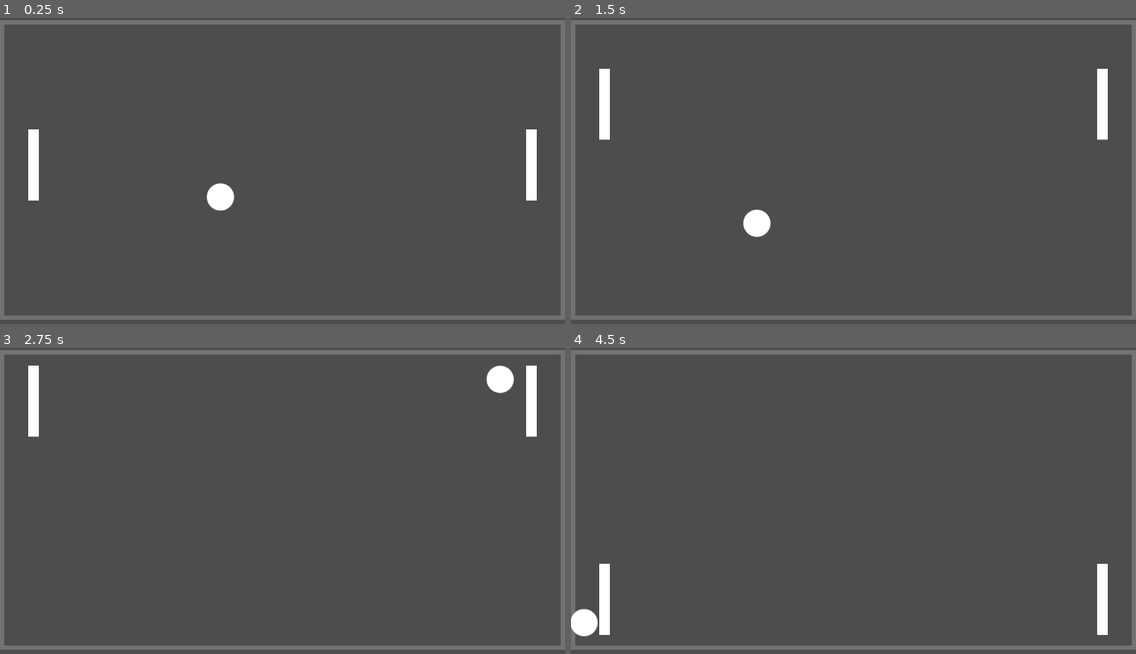
Above: before the commit, frames 1-4 (two rows, left to right).
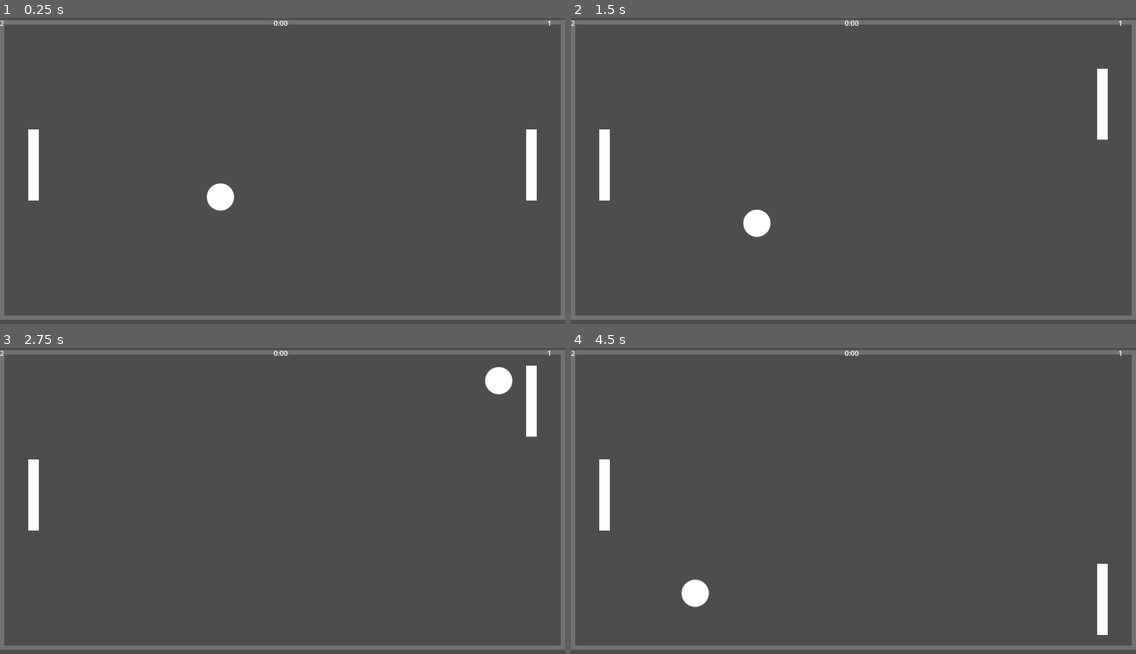
Above: after the commit, the same moments.

Repository: spireneko/pong
Game: Godot game, scene res://src/scenes/arena.tscn
Same seed, same stepped clock (60 frames per second), same inputs: the game is played once before the commit and once after it.
Inputs:
- Up to frame 1 (0.25 s): no input
- Up to frame 2 (1.5 s): tap Enter at 0.5 s; hold Up (ui_up) 0.53-1.28 s; hold Down (ui_down) from 1.28 s (still down)
- Up to frame 3 (2.75 s): release Down (ui_down) at 2.03 s; hold Up (ui_up) from 2.03 s (still down)
- Up to frame 4 (4.5 s): release Up (ui_up) at 3.53 s; hold Down (ui_down) from 3.53 s (still down)

The runs differ from the first frame. In frame 1, less than 0.1% of the frame differs, in the area x 0-98%, y 0-3%; in frame 2, 0.8%; in frame 3, 1.0%; in frame 4, 1.6%, in the area x 0-98%, y 0-95%.

Commit message:
У игроков теперь управление на разные кнопки

Diff:
--- a/project.godot
+++ b/project.godot
@@ -24,6 +24,19 @@
 
 project/assembly_name="pong"
 
+[input]
+
+Up={
+"deadzone": 0.5,
+"events": [Object(InputEventKey,"resource_local_to_scene":false,"resource_name":"","device":-1,"window_id":0,"alt_pressed":false,"shift_pressed":false,"ctrl_pressed":false,"meta_pressed":false,"pressed":false,"keycode":0,"physical_keycode":87,"key_label":0,"unicode":119,"echo":false,"script":null)
+]
+}
+Down={
+"deadzone": 0.5,
+"events": [Object(InputEventKey,"resource_local_to_scene":false,"resource_name":"","device":-1,"window_id":0,"alt_pressed":false,"shift_pressed":false,"ctrl_pressed":false,"meta_pressed":false,"pressed":false,"keycode":0,"physical_keycode":83,"key_label":0,"unicode":115,"echo":false,"script":null)
+]
+}
+
 [layer_names]
 
 2d_physics/layer_1="Walls"
--- a/src/scenes/arena.tscn
+++ b/src/scenes/arena.tscn
@@ -1,29 +1,40 @@
-[gd_scene load_steps=5 format=3 uid="uid://1cxx0v7sllbn"]
+[gd_scene load_steps=7 format=3 uid="uid://1cxx0v7sllbn"]
 
 [ext_resource type="PackedScene" uid="uid://cbbn2g3kpw4ne" path="res://src/scenes/floor.tscn" id="1_nvl0b"]
+[ext_resource type="Script" path="res://src/scripts/arena.gd" id="1_nwr54"]
 [ext_resource type="PackedScene" uid="uid://cb6qap20m85y6" path="res://src/scenes/wall.tscn" id="2_7egse"]
 [ext_resource type="PackedScene" uid="uid://cphjgmvnyb4k1" path="res://src/scenes/player.tscn" id="3_nx3nv"]
 [ext_resource type="PackedScene" uid="uid://cequa1n3mgibc" path="res://src/scenes/ball.tscn" id="4_w1k7k"]
+[ext_resource type="PackedScene" uid="uid://bj7u61fcpp7r6" path="res://src/scenes/hud.tscn" id="6_fttgm"]
 
 [node name="Arena" type="Node"]
-
-[node name="Floor" parent="." instance=ExtResource("1_nvl0b")]
-position = Vector2(0, 5)
-
-[node name="Floor2" parent="." instance=ExtResource("1_nvl0b")]
-position = Vector2(0, 675)
-
-[node name="Wall" parent="." instance=ExtResource("2_7egse")]
-position = Vector2(0, 15)
-
-[node name="Wall2" parent="." instance=ExtResource("2_7egse")]
-position = Vector2(1270, 15)
+script = ExtResource("1_nwr54")
 
 [node name="Player" parent="." instance=ExtResource("3_nx3nv")]
 position = Vector2(1192, 253)
 
 [node name="Player2" parent="." instance=ExtResource("3_nx3nv")]
 position = Vector2(64, 253)
+player_control = 0
 
 [node name="Ball" parent="." instance=ExtResource("4_w1k7k")]
 position = Vector2(656, 328)
+
+[node name="Map" type="Node2D" parent="."]
+
+[node name="Floor" parent="Map" instance=ExtResource("1_nvl0b")]
+position = Vector2(0, 5)
+
+[node name="Floor2" parent="Map" instance=ExtResource("1_nvl0b")]
+position = Vector2(0, 675)
+
+[node name="LeftWall" parent="Map" instance=ExtResource("2_7egse")]
+position = Vector2(0, 15)
+
+[node name="RightWall" parent="Map" instance=ExtResource("2_7egse")]
+position = Vector2(1270, 15)
+
+[node name="HUD" parent="." instance=ExtResource("6_fttgm")]
+
+[connection signal="ball_touched" from="Map/LeftWall" to="." method="_on_left_wall_ball_touched"]
+[connection signal="ball_touched" from="Map/RightWall" to="." method="_on_right_wall_ball_touched"]
--- a/src/scenes/ball.tscn
+++ b/src/scenes/ball.tscn
@@ -15,6 +15,8 @@
 collision_mask = 3
 physics_material_override = SubResource("PhysicsMaterial_12eka")
 gravity_scale = 0.0
+max_contacts_reported = 1
+contact_monitor = true
 can_sleep = false
 script = ExtResource("1_eika8")
 
@@ -23,3 +25,5 @@
 
 [node name="CollisionShape2D" type="CollisionShape2D" parent="."]
 shape = SubResource("CircleShape2D_0smo8")
+
+[connection signal="body_entered" from="." to="." method="_on_body_entered"]
--- /dev/null
+++ b/src/scenes/hud.tscn
@@ -0,0 +1,30 @@
+[gd_scene load_steps=2 format=3 uid="uid://bj7u61fcpp7r6"]
+
+[ext_resource type="Script" path="res://src/scripts/hud.gd" id="1_xr4xg"]
+
+[node name="HUD" type="Node"]
+script = ExtResource("1_xr4xg")
+
+[node name="RightScore" type="Label" parent="."]
+anchors_preset = 1
+anchor_left = 1.0
+anchor_right = 1.0
+offset_left = -40.0
+offset_bottom = 23.0
+grow_horizontal = 0
+text = "1"
+
+[node name="LeftScore" type="Label" parent="."]
+offset_right = 40.0
+offset_bottom = 23.0
+text = "2"
+
+[node name="Time" type="Label" parent="."]
+anchors_preset = 5
+anchor_left = 0.5
+anchor_right = 0.5
+offset_left = -20.0
+offset_right = 20.0
+offset_bottom = 23.0
+grow_horizontal = 2
+text = "0:00"
--- a/src/scenes/wall.tscn
+++ b/src/scenes/wall.tscn
@@ -1,13 +1,16 @@
-[gd_scene load_steps=3 format=3 uid="uid://cb6qap20m85y6"]
+[gd_scene load_steps=4 format=3 uid="uid://cb6qap20m85y6"]
+
+[ext_resource type="Script" path="res://src/scripts/wall.gd" id="1_nf2ti"]
 
 [sub_resource type="CanvasTexture" id="CanvasTexture_soaly"]
 
 [sub_resource type="RectangleShape2D" id="RectangleShape2D_odowe"]
 size = Vector2(1, 66)
 
-[node name="Wall" type="StaticBody2D"]
+[node name="Wall" type="StaticBody2D" groups=["walls"]]
 scale = Vector2(10, 10)
 collision_mask = 0
+script = ExtResource("1_nf2ti")
 
 [node name="Sprite2D" type="Sprite2D" parent="."]
 modulate = Color(0.447059, 0.447059, 0.447059, 1)
--- /dev/null
+++ b/src/scripts/arena.gd
@@ -0,0 +1,12 @@
+extends Node
+
+@onready var hud := $HUD
+
+var score := Vector2.ZERO
+
+func _on_right_wall_ball_touched() -> void:
+	score.x += 1
+	hud
+
+func _on_left_wall_ball_touched() -> void:
+	score.y += 1
--- a/src/scripts/ball.gd
+++ b/src/scripts/ball.gd
@@ -1,6 +1,7 @@
 extends RigidBody2D
 
-const SPEED := 750
+const START_SPEED := 750
+var speed := START_SPEED
 
 # Called when the node enters the scene tree for the first time.
 func _ready() -> void:
@@ -8,11 +9,17 @@
 	linear_damp = 0
 	apply_central_impulse(
 		Vector2.LEFT.rotated(
-			randf_range(deg_to_rad(-45), deg_to_rad(45))) * SPEED)
+			randf_range(deg_to_rad(-45), deg_to_rad(45))) * speed)
 
 func apply_bounce_velocity(velocity: Vector2):
-	linear_velocity = (linear_velocity.normalized() + velocity * 0.2).normalized() * SPEED
+	speed += 50
+	linear_velocity = (linear_velocity.normalized() + velocity * 0.2).normalized() * speed
 
 #func _physics_process(delta):
 #	print(linear_velocity)
 #	print(linear_velocity.length())
+
+
+func _on_body_entered(body: Node) -> void:
+	if body.is_in_group("walls"):
+		body.emit_signal("ball_touched")
--- /dev/null
+++ b/src/scripts/hud.gd
@@ -0,0 +1,4 @@
+extends Node
+
+@onready var right_score := $RightScore
+@onready var left_score := $LeftScore
--- a/src/scripts/player.gd
+++ b/src/scripts/player.gd
@@ -1,6 +1,15 @@
 extends RigidBody2D
 
 const SPEED := 500
+
+@export var player_control := PlayerControl.ArrowPlayer
+
+enum PlayerControl {
+	WasdPlayer,
+	ArrowPlayer
+}
+
+
 
 var velocity : Vector2
 var starting_x_pos : float
@@ -19,7 +28,10 @@
 	pass
 
 func _unhandled_key_input(event: InputEvent) -> void:
-	velocity = Vector2(0, Input.get_axis("ui_up", "ui_down"))
+	if player_control == PlayerControl.ArrowPlayer:
+		velocity = Vector2(0, Input.get_axis("ui_up", "ui_down"))
+	elif player_control == PlayerControl.WasdPlayer:
+		velocity = Vector2(0, Input.get_axis("Up", "Down"))
 
 
 func _on_body_entered(body):
--- /dev/null
+++ b/src/scripts/wall.gd
@@ -0,0 +1,3 @@
+extends StaticBody2D
+
+signal ball_touched
